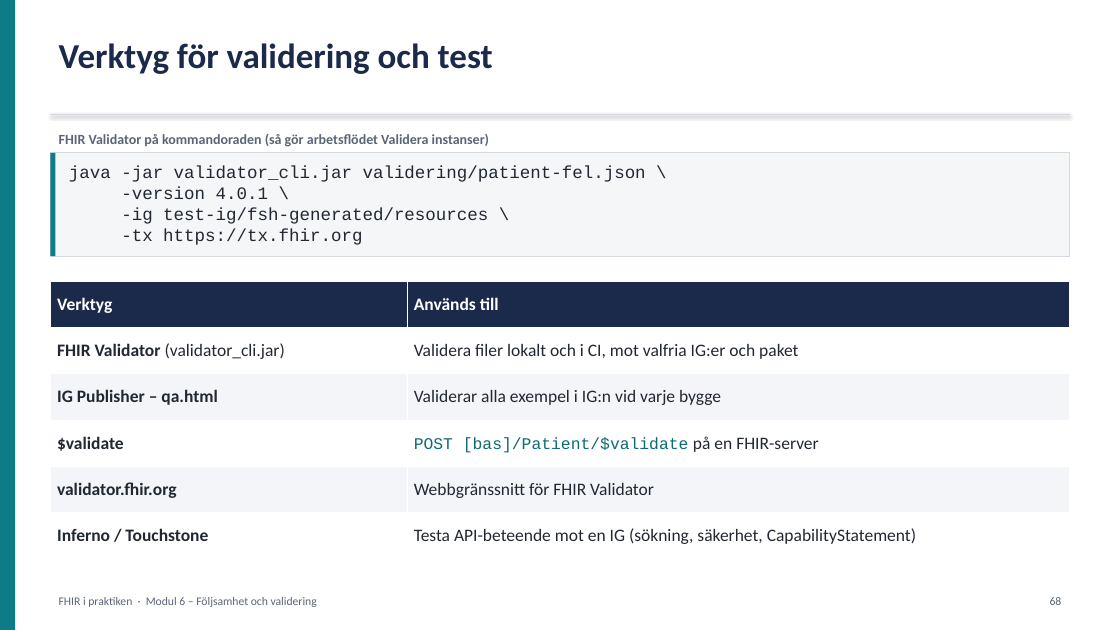
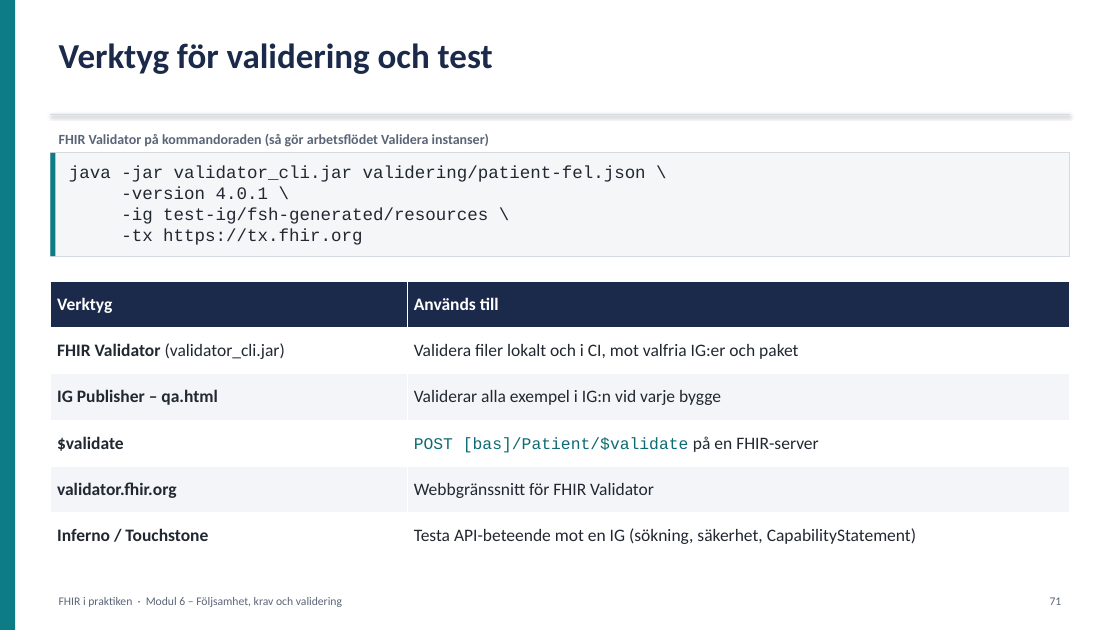
Before and after one commit to oskthu2/fhireducation, a slide deck: slide 71 of presentation/FHIR-utbildning.pptx (slide 68 before the commit). Drawn at 1120x630 pixels with LibreOffice and Linux fonts; fonts in the diff are those of the drawing. Boxes give left, top, right and bottom in pixels: in the first picture for what was removed or moved away, otherwise in the second. Text is boxed around its words. In the diff, an @@ line names an element or a change of style, - is before the commit and + after.

```diff
--- a/presentation/FHIR-utbildning.pptx
+++ b/presentation/FHIR-utbildning.pptx
@@ text at [59, 597, 342, 607]: text changed @@
-FHIR i praktiken · Modul 6 – Följsamhet och validering
+FHIR i praktiken · Modul 6 – Följsamhet, krav och validering
@@ text at [1050, 597, 1062, 605]: text changed @@
-68
+71
```
Also in this commit, not shown: 49 other slides changed, 6 slides added, 12 other files.
